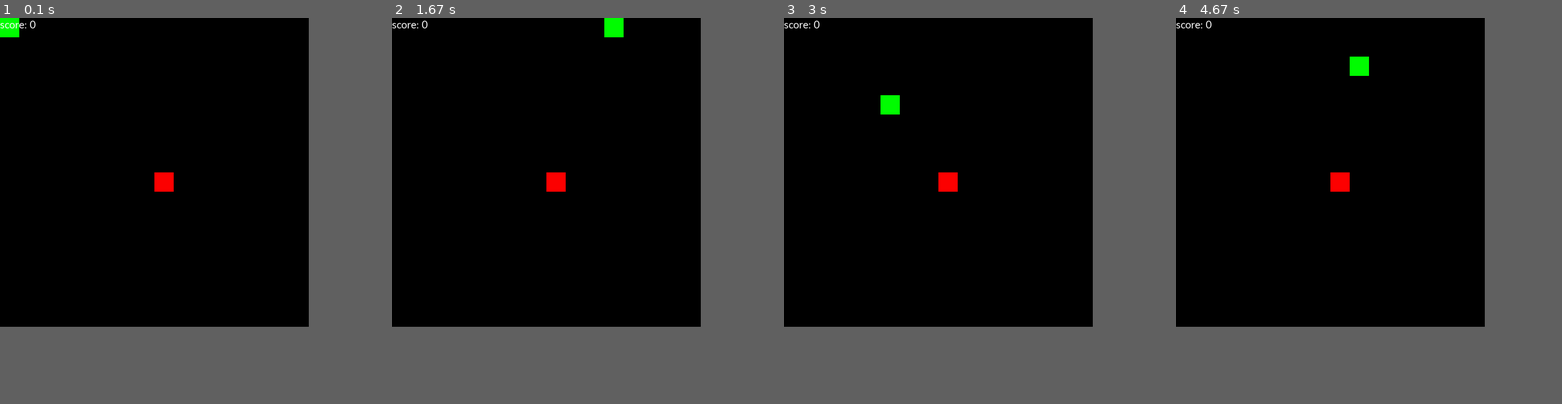
Above: before the commit, frames 1-4 (left to right).
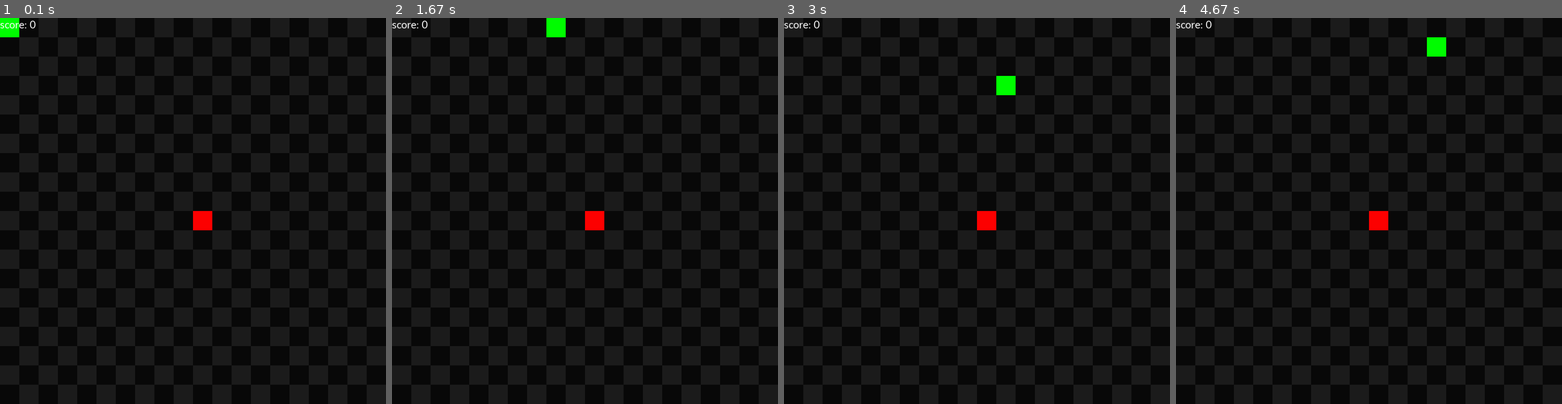
Above: after the commit, the same moments.

Repository: QerkuX/SnakePygame
Game: pygame game, started from main.py
Same seed, same stepped clock (60 frames per second), same inputs: the game is played once before the commit and once after it.
Inputs:
- Up to frame 1 (0.1 s): no input
- Up to frame 2 (1.67 s): hold D 0.33-0.8 s; hold D from 1.22 s (still down)
- Up to frame 3 (3 s): release D at 1.68 s; hold A 1.72-2.25 s; hold S 2.28-2.73 s; hold A from 2.77 s (still down)
- Up to frame 4 (4.67 s): release A at 3.22 s; hold W 3.25-3.7 s; hold D 3.73-4.37 s; hold S from 4.4 s (still down)
The window is 720x720 before the commit and 900x900 after it. Grey fills any space a smaller window leaves; there, only what the larger window draws over its background counts as a difference.

The runs differ from the first frame. In frame 1, 32% of the frame differs, in the area x 0-80%, y 0-80%; in frame 2, 32%; in frame 3, 32%; in frame 4, 32%.

Commit message:
Update main.py

Diff:
--- a/main.py
+++ b/main.py
@@ -2,20 +2,25 @@
 from random import randint
 
 py.init()
-WW = 800 #window width
-WH = 800 #window height
+#they must be divisible by gs (grid size)!
+WW = 1000 #window width
+WH = 1000 #window height
+
 win = py.display.set_mode((WW, WH))
 py.display.set_caption("Snake")
 clock = py.time.Clock()
 font = py.font.SysFont('calibri', 30)
-FPS = 8
+mg = (30, 30, 30) #map gray
+mb = (10, 10, 10) #map black
+FPS = 6
 
 sx = [0] #snake X
 sy = [0] #snake Y
 se = 1 #snake elements
 sw = 50 #snake width
 sh = 50 #snake height
-sc = (0, 255, 0) #snake color
+sc = (0, 200, 0) #snake color
+hc = (0, 255, 0) #snakes head color
 xsm = 0 #X speed multiplier
 ysm = 0 #Y speed multiplier
 gs = 50 #grid square size
@@ -27,7 +32,14 @@
 fw = 50
 fh = 50
 
+#Are buttons pressed
+ap = False
+dp = False
+wp = False
+sp = False
+
 score = 0
+
 run = True
 while run:
 
@@ -35,23 +47,47 @@
     for event in py.event.get():
         if event.type == py.QUIT:
             run = False
-    win.fill((0, 0, 0))
+
+    #map grid pattern
+    for i in range(1, int((WH / gs) + 1)):
+        for j in range(1, int((WW / gs) + 1)):
+            if (j + i) % 2 == 0:
+                py.draw.rect(win, mg, (j * 50 - 50, i * 50 - 50, sw, sh))
+            else:
+                py.draw.rect(win, mb, (j * 50 - 50, i * 50 - 50, sw, sh))
 
     #moving system
     keys = py.key.get_pressed()
 
     if keys[py.K_a]:
-        xsm = -1
-        ysm = 0
+        if xsm == 0 and not ap:
+            xsm = -1
+            ysm = 0
+            ap = True
+    else:
+        ap = False
     if keys[py.K_d]:
-        xsm = 1
-        ysm = 0
+        if xsm == 0 and not dp:
+            xsm = 1
+            ysm = 0
+            dp = True
+    else:
+        dp = False
     if keys[py.K_w]:
-        ysm = -1
-        xsm = 0
+        if ysm == 0 and not wp:
+            ysm = -1
+            xsm = 0
+            wp = True
+    else:
+        wp = False
     if keys[py.K_s]:
-        ysm = 1
-        xsm = 0
+        if ysm == 0 and not sp:
+            ysm = 1
+            xsm = 0
+            sp = True
+    else:
+        sp = False
+
 
     #Updating snake position
     if se > 1:
@@ -62,7 +98,7 @@
 
     sx[0] += gs * xsm
     sy[0] += gs * ysm
-    py.draw.rect(win, sc, (sx[0], sy[0], sw, sh))
+    py.draw.rect(win, hc, (sx[0], sy[0], sw, sh))
 
     #snake collision detection
     if se > 1:
@@ -84,7 +120,7 @@
             fx = randint(0, (WW-fw) / gs) * gs
             fy = randint(0, (WH-fh) / gs) * gs
             for i in range(se):
-                if sx[0] == fx and sy[0] == fy:
+                if sx[i] == fx and sy[i] == fy:
                     continue
             break
 
